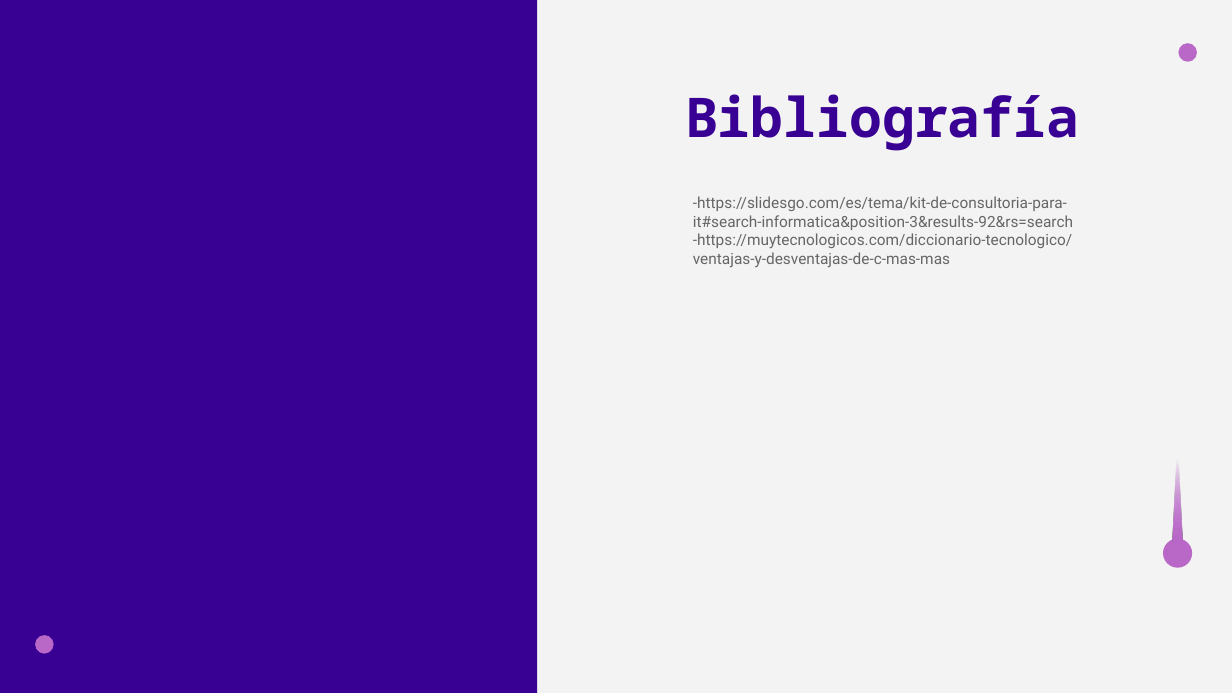
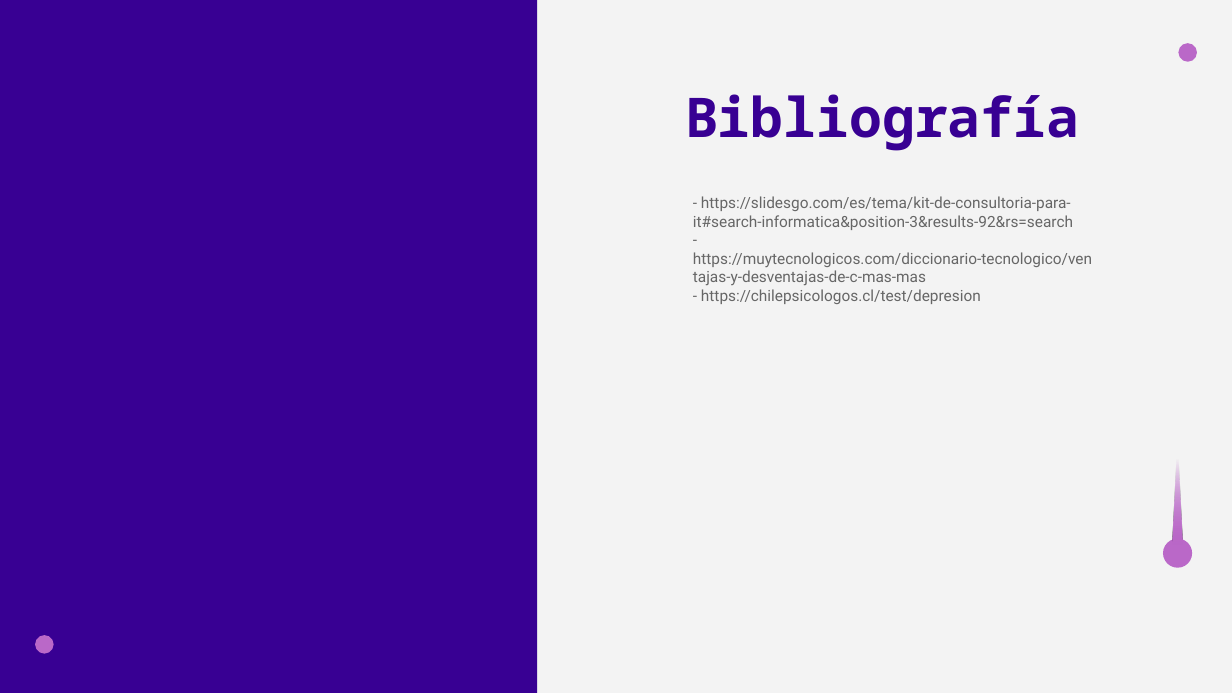
Before and after one commit to LucianoMartinez21/Catedra_1_C-, a slide deck: slide 11 of Presentacion_Fundamentos.pptx. Drawn at 1232x693 pixels with LibreOffice and Linux fonts; fonts in the diff are those of the drawing. Boxes give left, top, right and bottom in pixels: in the first picture for what was removed or moved away, otherwise in the second. Text is boxed around its words. In the diff, an @@ line names an element or a change of style, - is before the commit and + after.

```diff
--- a/Presentacion_Fundamentos.pptx
+++ b/Presentacion_Fundamentos.pptx
@@ subtitle at (693,196,1092,304): text changed @@
--https://slidesgo.com/es/tema/kit-de-consultoria-para-it#search-informatica&position-3&results-92&rs=search
--https://muytecnologicos.com/diccionario-tecnologico/ventajas-y-desventajas-de-c-mas-mas
+- https://slidesgo.com/es/tema/kit-de-consultoria-para-it#search-informatica&position-3&results-92&rs=search
+- https://muytecnologicos.com/diccionario-tecnologico/ventajas-y-desventajas-de-c-mas-mas
+- https://chilepsicologos.cl/test/depresion
```
Also in this commit, not shown: 8 other slides changed, 1 other file.
